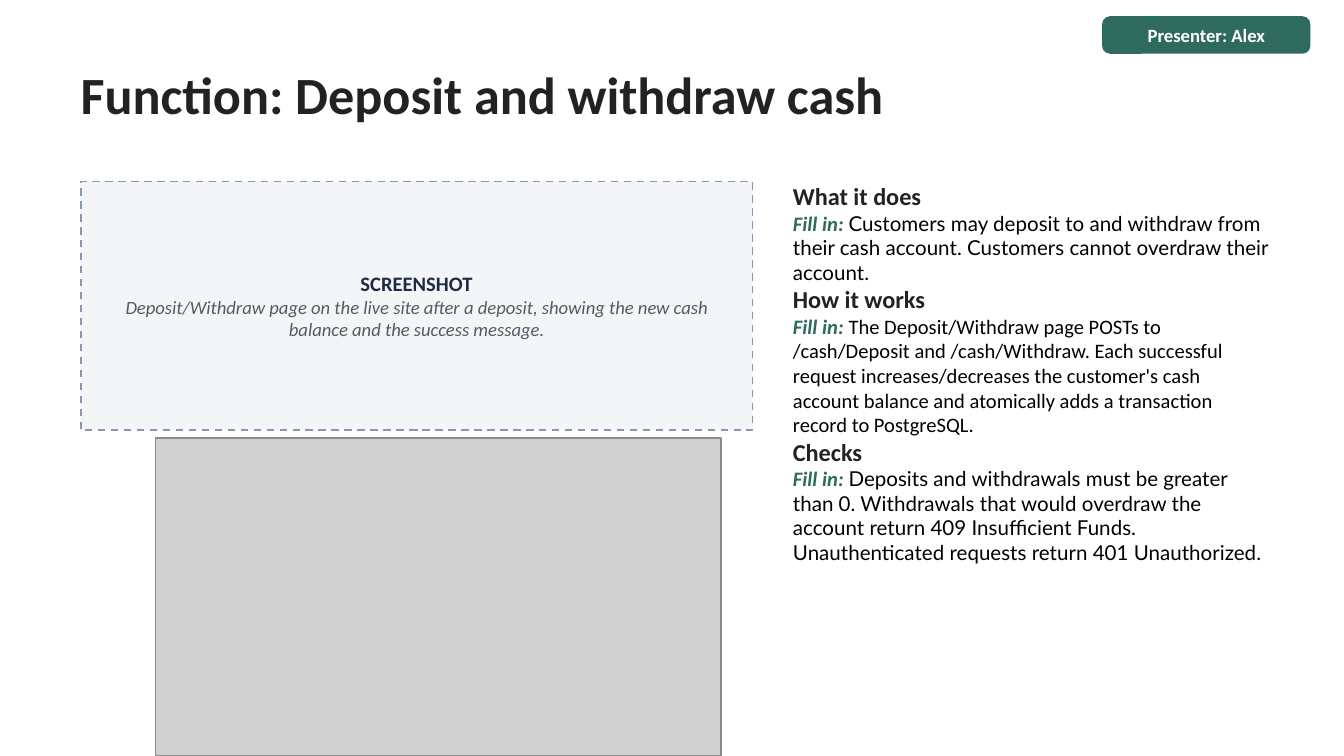
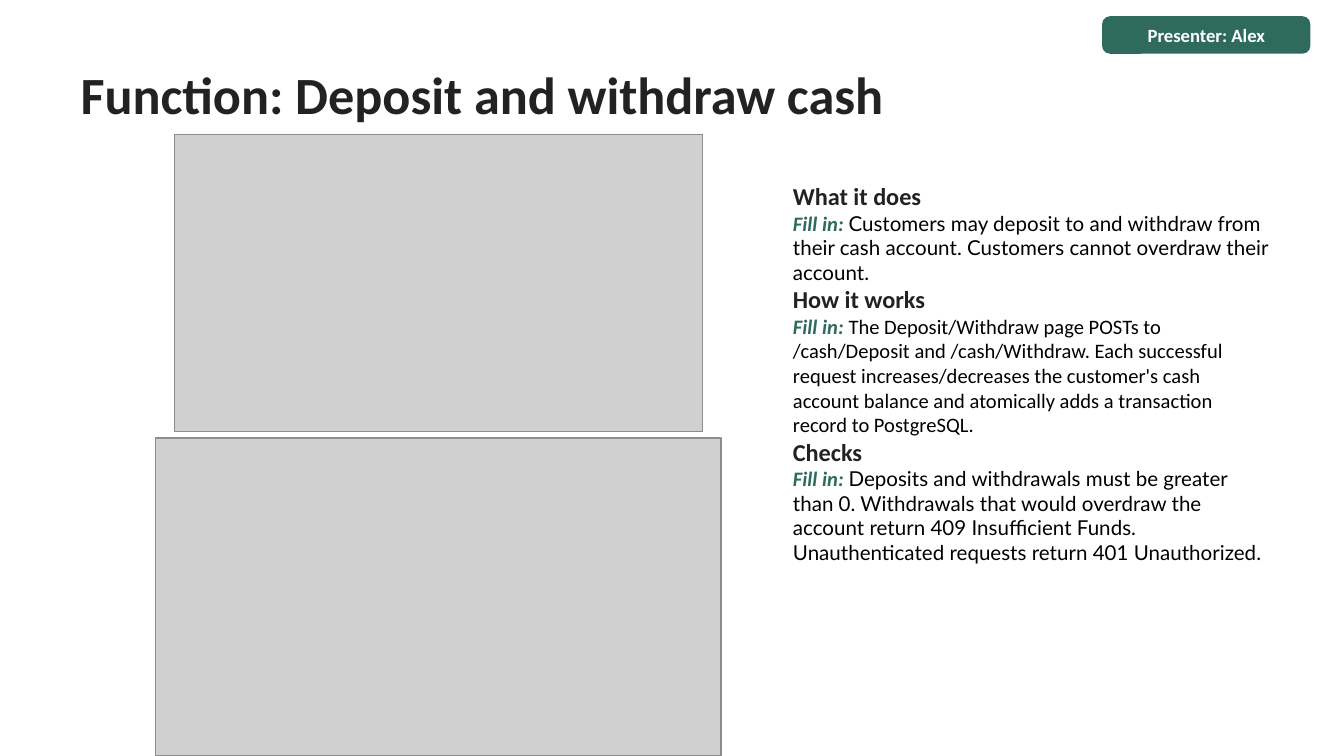
Before and after one commit to kish1212-ASU/IFT401_Capstone_Fall-2026, a slide deck: slide 16 of docs/final build/IFT401_Houser_Ruebush_Kishineff_Final Deck.pptx. Drawn at 1344x756 pixels with LibreOffice and Linux fonts; fonts in the diff are those of the drawing; grey boxes stand for pictures. Boxes give left, top, right and bottom in pixels: in the first picture for what was removed or moved away, otherwise in the second. Text is boxed around its words. In the diff, an @@ line names an element or a change of style, - is before the commit and + after.

Commit message:
Complete Alex final build deck slides

```diff
--- a/docs/final build/IFT401_Houser_Ruebush_Kishineff_Final Deck.pptx
+++ b/docs/final build/IFT401_Houser_Ruebush_Kishineff_Final Deck.pptx
@@ picture added at (x1=175, y1=134, x2=703, y2=431) @@
@@ rectangle removed at (x1=81, y1=181, x2=753, y2=430) @@
@@ text removed at (x1=126, y1=277, x2=708, y2=339) @@
-SCREENSHOT
-Deposit/Withdraw page on the live site after a deposit, showing the new cash balance and the success message.
```
